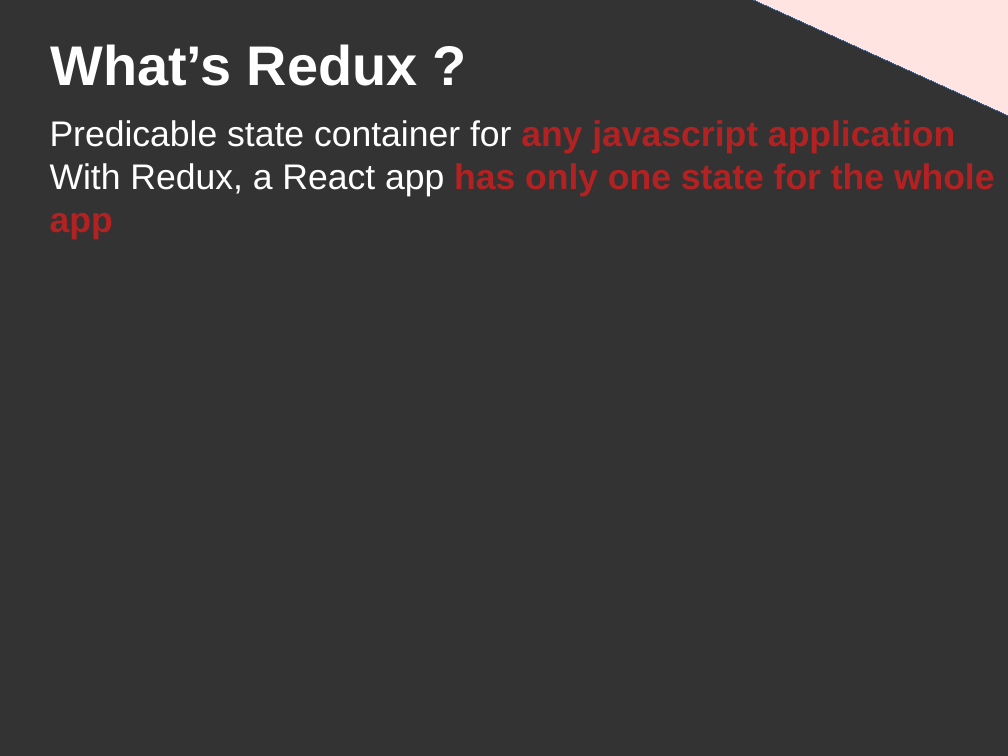
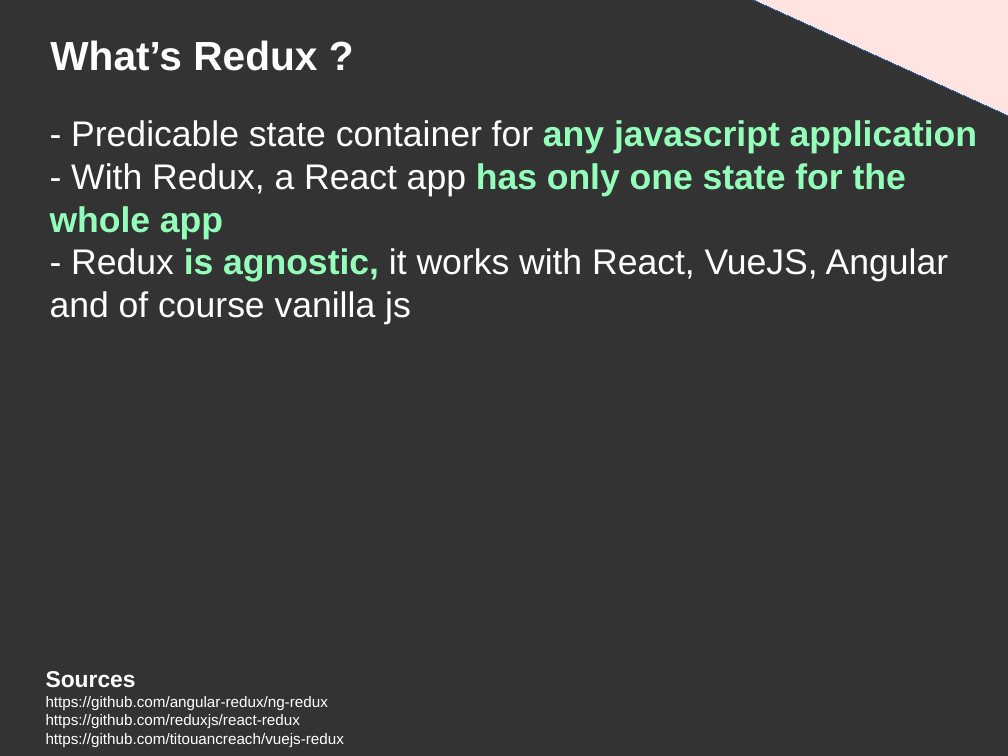
Before and after one commit to DanYellow/presentations, a slide deck: slide 42 of react-redux-101/presentation.odp (slide 34 before the commit). Drawn at 1008x756 pixels with LibreOffice and Linux fonts; fonts in the diff are those of the drawing. Boxes give left, top, right and bottom in pixels: in the first picture for what was removed or moved away, otherwise in the second. Text is boxed around its words. In the diff, an @@ line names an element or a change of style, - is before the commit and + after.

```diff
--- a/react-redux-101/presentation.odp
+++ b/react-redux-101/presentation.odp
@@ title "What’s Redux ?" at <box>50,40,317,71</box>: size 44 to 32 pt @@
@@ title at <box>50,120,977,324</box>: text changed; text colour #B22222 to #FFFFFF; bold off @@
-Predicable state container for any javascript application
-With Redux, a React app has only one state for the whole app
+- Predicable state container for any javascript application
+- With Redux, a React app has only one state for the whole app
+- Redux is agnostic, it works with React, VueJS, Angular and of course vanilla js
@@ text added at <box>46,671,344,747</box>, 12 pt, text #FFFFFF @@
+Sources
+https://github.com/angular-redux/ng-redux
+https://github.com/reduxjs/react-redux
+https://github.com/titouancreach/vuejs-redux
```
Also in this commit, not shown: 14 other slides changed, 23 slides added, 29 slides removed, 1 other file.
